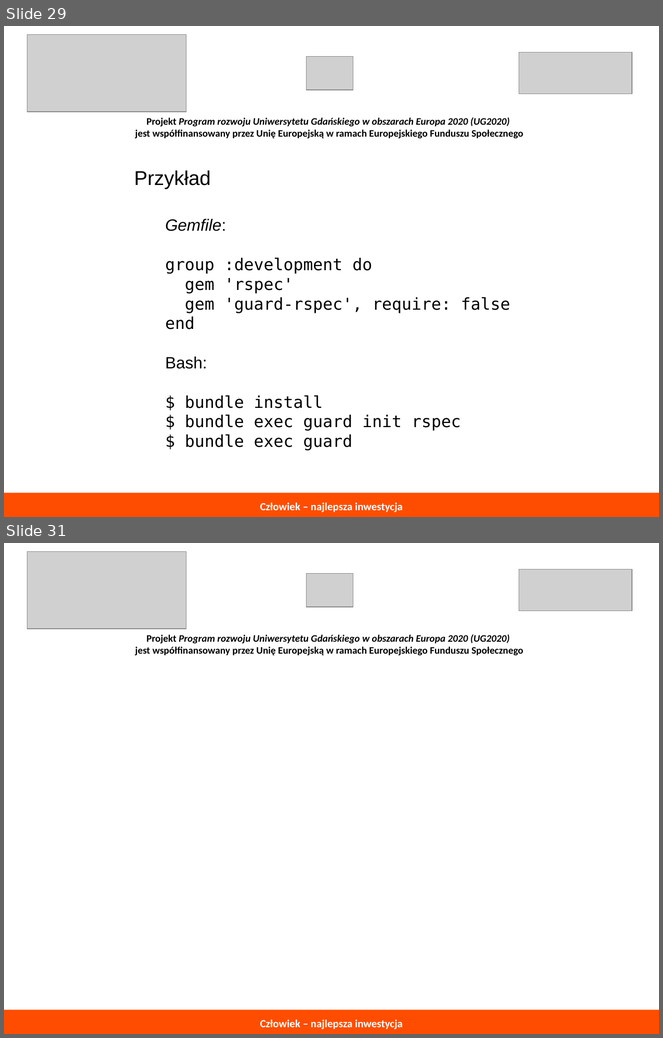
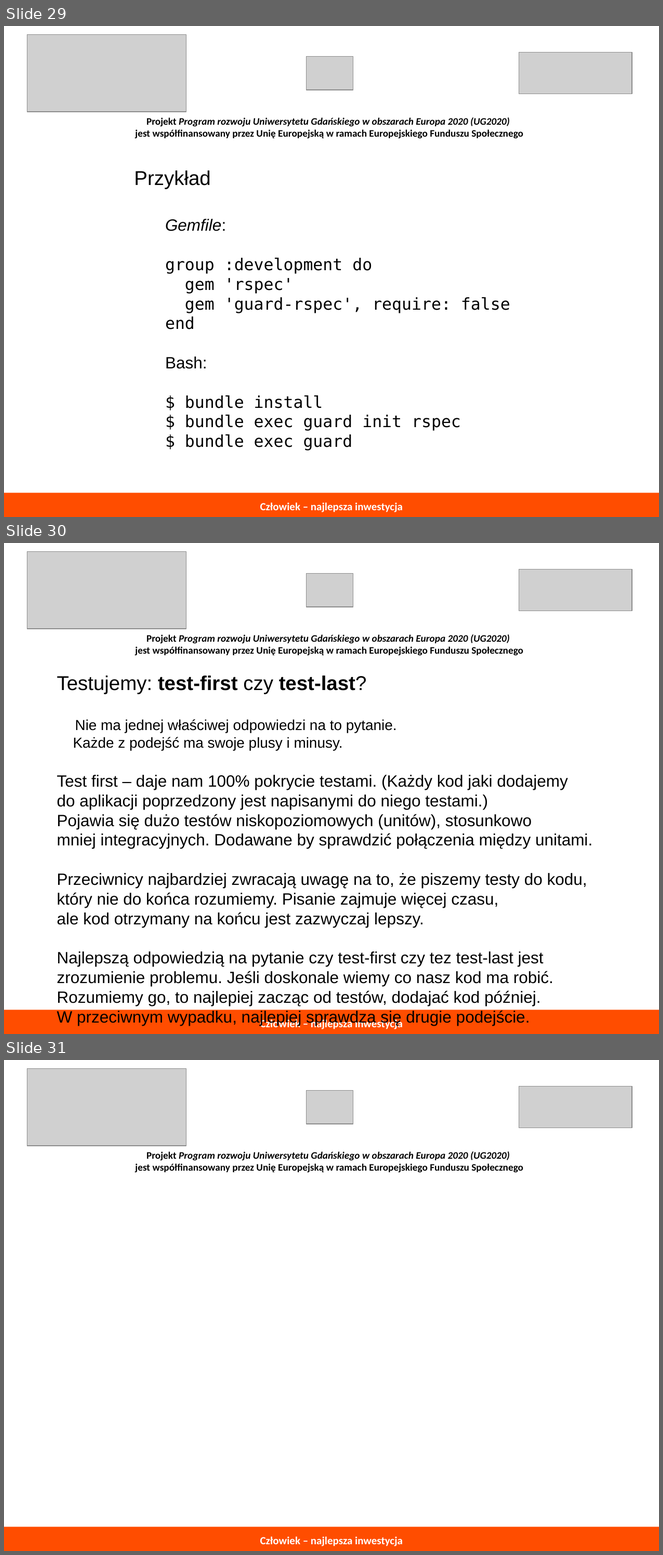
Before and after one commit to ljadanowski/syllabus-testowanie-aplikacji, a slide deck: todo/konspekt_wykladu.odp. Shown one above the other, each under a label of ours: slides 29 and 31 before the commit, slides 29, 30 and 31 after it; the slides between them are not shown. The pictures are 663x1038 and 663x1555 pixels, drawn with LibreOffice and Linux fonts; fonts in the diff are those of the drawing; grey boxes stand for pictures. Boxes give left, top, right and bottom in pixels: in the first picture for what was removed or moved away, otherwise in the second. Text is boxed around its words. In the diff, an @@ line names an element or a change of style, - is before the commit and + after.

```diff
--- a/todo/konspekt_wykladu.odp
+++ b/todo/konspekt_wykladu.odp
@@ slide 30 added at [4, 543, 659, 1034], background #FFFFFF @@
@@ group added at [27, 551, 632, 656]: 3 pictures, 1 text @@
+Projekt Program rozwoju Uniwersytetu Gdańskiego w obszarach Europa 2020 (UG2020)
+jest współfinansowany przez Unię Europejską w ramach Europejskiego Funduszu Społecznego
@@ text added at [57, 676, 593, 1006], 18 pt, text #000000 @@
+Testujemy: test-first czy test-last?
+Nie ma jednej właściwej odpowiedzi na to pytanie.
+Każde z podejść ma swoje plusy i minusy.
+Test first – daje nam 100% pokrycie testami. (Każdy kod jaki dodajemy
+do aplikacji poprzedzony jest napisanymi do niego testami.)
+Pojawia się dużo testów niskopoziomowych (unitów), stosunkowo
+mniej integracyjnych. Dodawane by sprawdzić połączenia między unitami.
+Przeciwnicy najbardziej zwracają uwagę na to, że piszemy testy do kodu,
+który nie do końca rozumiemy. Pisanie zajmuje więcej czasu,
+ale kod otrzymany na końcu jest zazwyczaj lepszy.
+Najlepszą odpowiedzią na pytanie czy test-first czy tez test-last jest
+zrozumienie problemu. Jeśli doskonale wiemy co nasz kod ma robić.
+Rozumiemy go, to najlepiej zacząc od testów, dodajać kod później.
+W przeciwnym wypadku, najlepiej sprawdza się drugie podejście.
@@ rectangle added at [4, 1010, 659, 1034], fill #FF4D00, 12 pt, text #FFFFFF, bold @@
+Człowiek – najlepsza inwestycja
```
Also in this commit, not shown: 4 other slides added, 1 other file.
